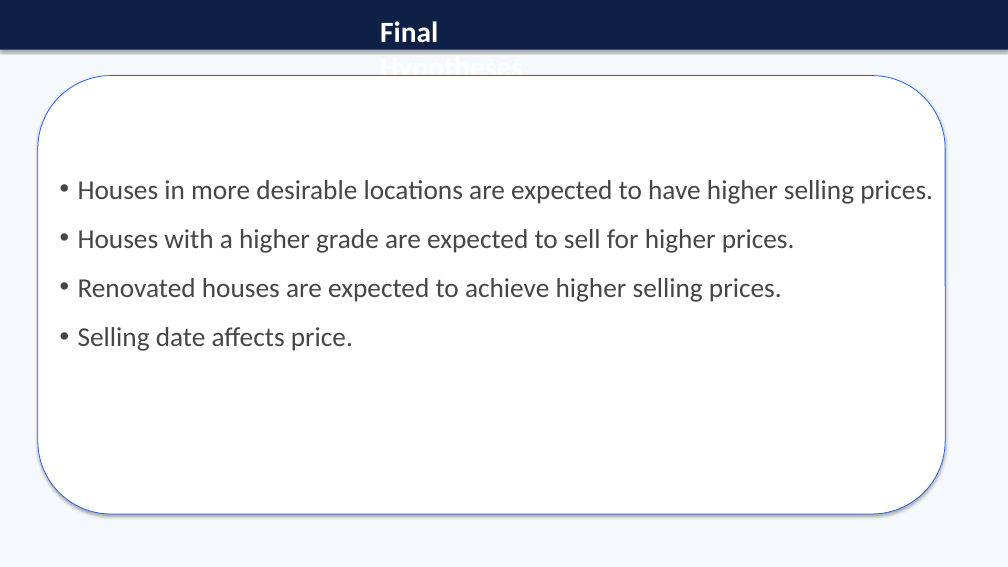
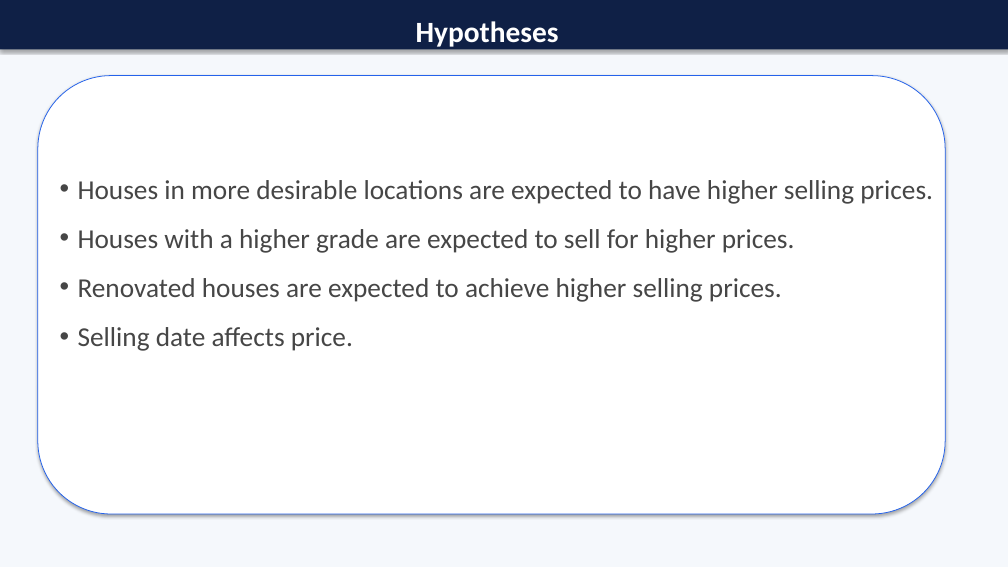
Before and after one commit to elhamrouzban/king_county_housing, a slide deck: slide 6 of Professional_King_County_EDA_Presentation.pptx (slide 9 before the commit). Drawn at 1008x567 pixels with LibreOffice and Linux fonts; fonts in the diff are those of the drawing. Boxes give left, top, right and bottom in pixels: in the first picture for what was removed or moved away, otherwise in the second. Text is boxed around its words. In the diff, an @@ line names an element or a change of style, - is before the commit and + after.

```diff
--- a/Professional_King_County_EDA_Presentation.pptx
+++ b/Professional_King_County_EDA_Presentation.pptx
@@ text at <box>416,21,559,47</box>: text changed @@
-Final Hypotheses
+Hypotheses
```
Also in this commit, not shown: 3 other slides changed, 3 slides removed, 1 other file.
